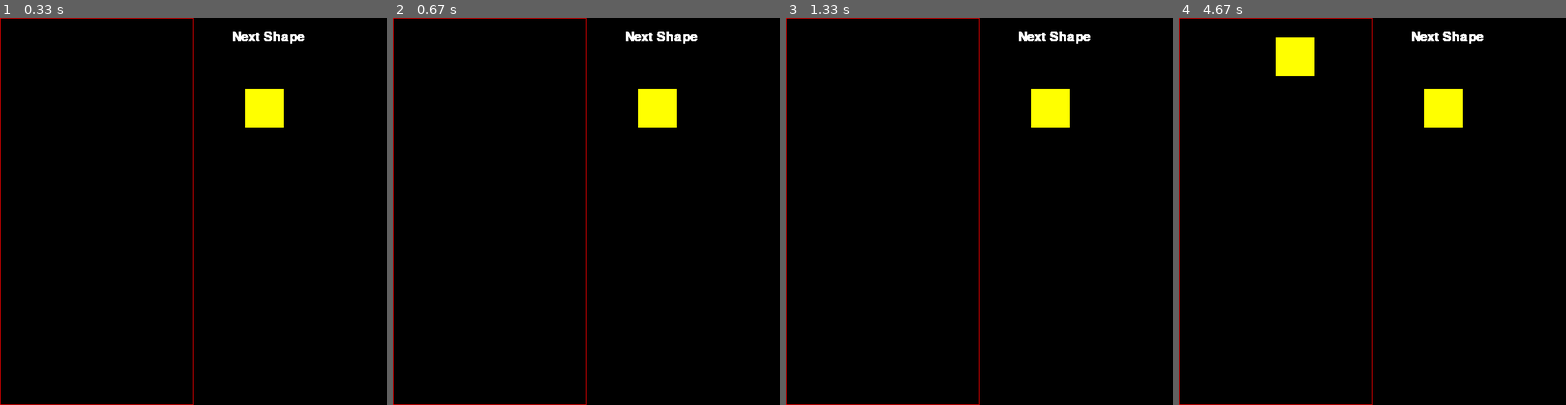
Above: before the commit, frames 1-4 (left to right).
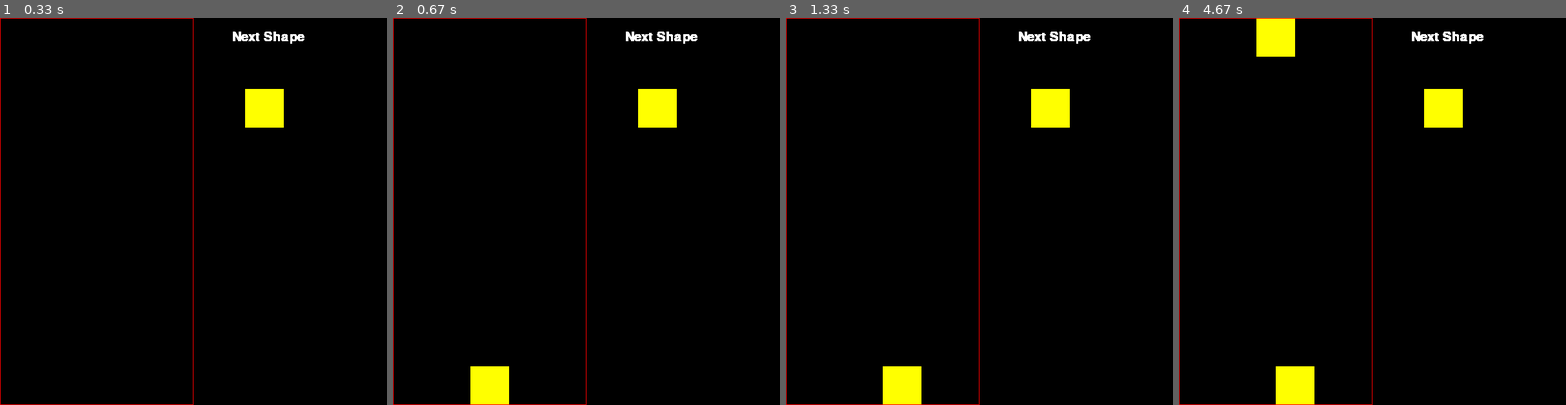
Above: after the commit, the same moments.

Repository: eazow/knowledge-hierarchy
Game: pygame game, started from python/games/tetris/pygame/tetris.py
Same seed, same stepped clock (60 frames per second), same inputs: the game is played once before the commit and once after it.
Inputs:
- Up to frame 1 (0.33 s): no input
- Up to frame 2 (0.67 s): tap Space at 0.33 s
- Up to frame 3 (1.33 s): hold Right 0.67-1.13 s; hold Up from 1.17 s (still down)
- Up to frame 4 (4.67 s): release Up at 1.47 s; hold Right 1.5-1.97 s; hold Left 2-2.53 s; hold Down 2.57-2.87 s; hold Left 2.9-3.3 s; hold Up 3.33-3.7 s; hold Right 3.73-4.37 s; hold Down from 4.4 s (still down)

Frame 1 is identical in both runs. In frame 2, 1.0% of the frame differs, in the area x 20-30%, y 90-100%; in frame 3, 1.0%; in frame 4, 2.5%, in the area x 20-35%, y 0-100%.

Commit message:
Update tetris

Diff:
--- a/python/games/tetris/pygame/tetris.py
+++ b/python/games/tetris/pygame/tetris.py
@@ -210,11 +210,10 @@
             current_piece.y += 1
             if not valid_space(current_piece, grid):
                 current_piece.y -= 1
-        """if event.key == pygame_.K_SPACE:
-                        while valid_space(current_piece, grid):
-                            current_piece.y += 1
-                        current_piece.y -= 1
-                        print(convert_shape_format(current_piece))"""  # todo fix
+        if event.key == pygame.K_SPACE:
+            while valid_space(current_piece, grid):
+                current_piece.y += 1
+            current_piece.y -= 1
 
 
 if __name__ == "__main__":
